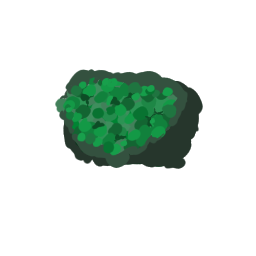
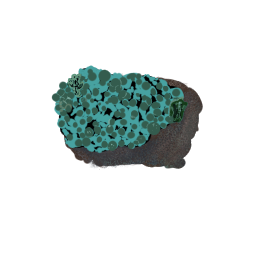
Layered file, before and after one edit (256px x 256px). Changes by layer:
removed layer "front based green" over [64, 65, 192, 170]
removed layer "light layers bumps" over [64, 65, 192, 170]
removed layer "lighter grey part" over [51, 65, 192, 170]
removed layer "big mass" over [51, 65, 192, 170]
added layer "Highlights" above "Inclusions" over [51, 65, 192, 170]
added layer "Inclusions" above "Darker" over [51, 65, 192, 170]
added layer "Darker" above "Lighter" over [51, 65, 192, 170]
added layer "Lighter" above "Back" over [51, 65, 192, 170]
added layer "Back" above "backside rocc" over [51, 65, 192, 170]
painted on "backside rocc" over [51, 65, 203, 170]
